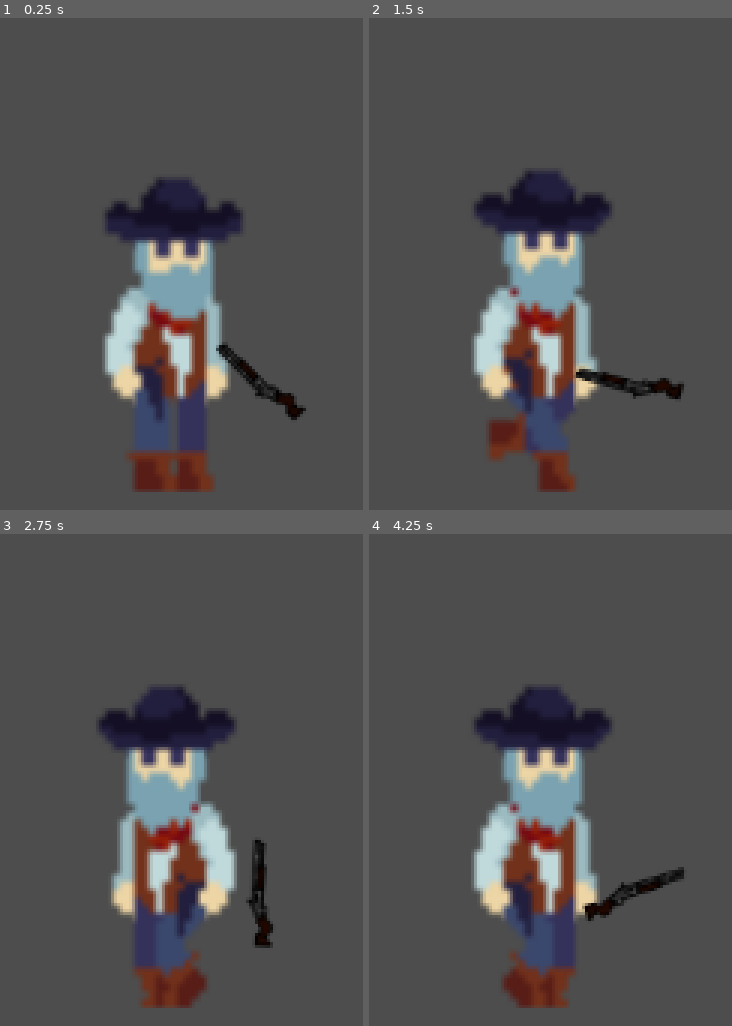
Above: before the commit, frames 1-4 (two rows, left to right).
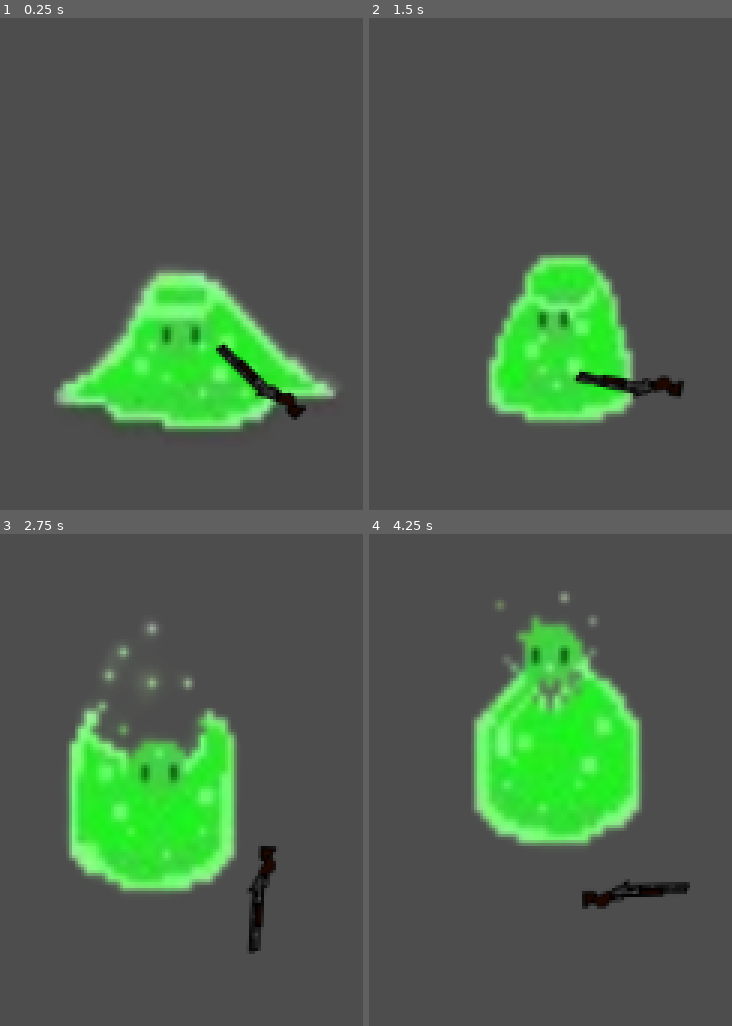
Above: after the commit, the same moments.

Repository: kashsuks/buckrise
Game: Godot game, scene res://main.tscn
Two runs of this game, one before a commit and one after it. Both use one fixed random seed, a clock stepped at 60 frames per second and the inputs below.
Inputs (mouse positions are in pixels of both pictures, inside the frame that each line leads up to):
- Up to frame 1 (0.25 s): no input
- Up to frame 2 (1.5 s): tap Enter (ui_accept) at 0.5, 0.77 s; move the mouse to (outside the picture) at 0.52 s; hold Right (ui_right) from 0.53 s (still down); move the mouse to (outside the picture) at 1.27 s
- Up to frame 3 (2.75 s): tap Enter (ui_accept) at 1.52 s; move the mouse to (outside the picture) at 2.02 s; release Right (ui_right) at 2.03 s; hold Left (ui_left) from 2.03 s (still down)
- Up to frame 4 (4.25 s): move the mouse to (outside the picture) at 2.77 s; release Left (ui_left) at 2.78 s; hold Right (ui_right) from 2.78 s (still down); tap Enter (ui_accept) at 3.02, 3.77 s; move the mouse to (outside the picture) at 3.52 s

The runs differ from the first frame. In frame 1, 22% of the frame differs, in the area x 14-93%, y 32-97%; in frame 2, 19%; in frame 3, 23%; in frame 4, 25%, in the area x 28-89%, y 11-97%.

Commit message:
[fix] Added a blob as the character and also added walking and idle animations

Diff:
--- a/player.gd
+++ b/player.gd
@@ -8,6 +8,11 @@
 @onready var shotgun = $Shotgun
 
 func _physics_process(delta: float) -> void:
+
+	# Shotgun stuff
+	var mouse_pos = get_global_mouse_position()
+	shotgun.look_at(mouse_pos)
+
 	# Add gravity
 	if not is_on_floor():
 		velocity.y += GRAVITY * delta
@@ -22,12 +27,11 @@
 		velocity.x = direction * SPEED
 		animated_sprite.play("Walking")
 		animated_sprite.flip_h = direction < 0
+		shotgun.flip_h = direction < 0
+
 	else:
 		velocity.x = move_toward(velocity.x, 0, SPEED)
 		animated_sprite.play("Idle")
 
 	# Move the character
 	move_and_slide()
-
-	var mouse_pos = get_global_mouse_position()
-	shotgun.look_at(mouse_pos)
--- a/player.tscn
+++ b/player.tscn
@@ -1,82 +1,80 @@
-[gd_scene load_steps=22 format=3 uid="uid://cmbu3s2xamf7a"]
+[gd_scene load_steps=23 format=3 uid="uid://cmbu3s2xamf7a"]
 
-[ext_resource type="Texture2D" uid="uid://cbvl0agiifpc1" path="res://images/CowBoyWalking.png" id="1_4flbx"]
 [ext_resource type="Script" uid="uid://7nmh5e2s5xi8" path="res://player.gd" id="1_onrkg"]
-[ext_resource type="Texture2D" uid="uid://clv8yxghqso6s" path="res://images/CowBoyIdle.png" id="2_i3pqv"]
+[ext_resource type="Texture2D" uid="uid://cfwxqyei8ghfd" path="res://images/playerIdleSheet.png" id="2_hqtel"]
+[ext_resource type="Texture2D" uid="uid://7x4qes88kgfu" path="res://images/playerMoveSheet.png" id="3_sweqy"]
 [ext_resource type="Texture2D" uid="uid://c0hjanb5hhl5u" path="res://images/Shotgun.png" id="4_hqtel"]
 
 [sub_resource type="RectangleShape2D" id="RectangleShape2D_sy5k4"]
 size = Vector2(164, 211)
 
-[sub_resource type="AtlasTexture" id="AtlasTexture_hqtel"]
-atlas = ExtResource("2_i3pqv")
-region = Rect2(0, 0, 48, 48)
-
-[sub_resource type="AtlasTexture" id="AtlasTexture_sweqy"]
-atlas = ExtResource("2_i3pqv")
-region = Rect2(48, 0, 48, 48)
-
 [sub_resource type="AtlasTexture" id="AtlasTexture_2hs0m"]
-atlas = ExtResource("2_i3pqv")
-region = Rect2(96, 0, 48, 48)
+atlas = ExtResource("2_hqtel")
+region = Rect2(0, 0, 80, 80)
 
 [sub_resource type="AtlasTexture" id="AtlasTexture_1jxqw"]
-atlas = ExtResource("2_i3pqv")
-region = Rect2(144, 0, 48, 48)
+atlas = ExtResource("2_hqtel")
+region = Rect2(80, 0, 80, 80)
 
 [sub_resource type="AtlasTexture" id="AtlasTexture_dw050"]
-atlas = ExtResource("2_i3pqv")
-region = Rect2(192, 0, 48, 48)
+atlas = ExtResource("2_hqtel")
+region = Rect2(160, 0, 80, 80)
 
 [sub_resource type="AtlasTexture" id="AtlasTexture_b26j0"]
-atlas = ExtResource("2_i3pqv")
-region = Rect2(240, 0, 48, 48)
+atlas = ExtResource("2_hqtel")
+region = Rect2(240, 0, 80, 80)
 
 [sub_resource type="AtlasTexture" id="AtlasTexture_n7ghd"]
-atlas = ExtResource("2_i3pqv")
-region = Rect2(288, 0, 48, 48)
+atlas = ExtResource("2_hqtel")
+region = Rect2(320, 0, 80, 80)
 
-[sub_resource type="AtlasTexture" id="AtlasTexture_j2q8x"]
-atlas = ExtResource("1_4flbx")
-region = Rect2(0, 0, 48, 48)
+[sub_resource type="AtlasTexture" id="AtlasTexture_nvl01"]
+atlas = ExtResource("2_hqtel")
+region = Rect2(400, 0, 80, 80)
 
-[sub_resource type="AtlasTexture" id="AtlasTexture_112p8"]
-atlas = ExtResource("1_4flbx")
-region = Rect2(48, 0, 48, 48)
+[sub_resource type="AtlasTexture" id="AtlasTexture_ivps1"]
+atlas = ExtResource("2_hqtel")
+region = Rect2(480, 0, 80, 80)
 
-[sub_resource type="AtlasTexture" id="AtlasTexture_e2u21"]
-atlas = ExtResource("1_4flbx")
-region = Rect2(96, 0, 48, 48)
+[sub_resource type="AtlasTexture" id="AtlasTexture_urp6f"]
+atlas = ExtResource("2_hqtel")
+region = Rect2(560, 0, 80, 80)
 
-[sub_resource type="AtlasTexture" id="AtlasTexture_bss38"]
-atlas = ExtResource("1_4flbx")
-region = Rect2(144, 0, 48, 48)
+[sub_resource type="AtlasTexture" id="AtlasTexture_bwjto"]
+atlas = ExtResource("3_sweqy")
+region = Rect2(0, 0, 80, 80)
 
-[sub_resource type="AtlasTexture" id="AtlasTexture_tda05"]
-atlas = ExtResource("1_4flbx")
-region = Rect2(192, 0, 48, 48)
+[sub_resource type="AtlasTexture" id="AtlasTexture_606se"]
+atlas = ExtResource("3_sweqy")
+region = Rect2(80, 0, 80, 80)
 
-[sub_resource type="AtlasTexture" id="AtlasTexture_qn3nj"]
-atlas = ExtResource("1_4flbx")
-region = Rect2(240, 0, 48, 48)
+[sub_resource type="AtlasTexture" id="AtlasTexture_u1c27"]
+atlas = ExtResource("3_sweqy")
+region = Rect2(160, 0, 80, 80)
 
-[sub_resource type="AtlasTexture" id="AtlasTexture_l6pdb"]
-atlas = ExtResource("1_4flbx")
-region = Rect2(288, 0, 48, 48)
+[sub_resource type="AtlasTexture" id="AtlasTexture_op7ga"]
+atlas = ExtResource("3_sweqy")
+region = Rect2(240, 0, 80, 80)
 
-[sub_resource type="AtlasTexture" id="AtlasTexture_r657h"]
-atlas = ExtResource("1_4flbx")
-region = Rect2(336, 0, 48, 48)
+[sub_resource type="AtlasTexture" id="AtlasTexture_q13i1"]
+atlas = ExtResource("3_sweqy")
+region = Rect2(320, 0, 80, 80)
+
+[sub_resource type="AtlasTexture" id="AtlasTexture_pylmc"]
+atlas = ExtResource("3_sweqy")
+region = Rect2(400, 0, 80, 80)
+
+[sub_resource type="AtlasTexture" id="AtlasTexture_pbfsw"]
+atlas = ExtResource("3_sweqy")
+region = Rect2(480, 0, 80, 80)
+
+[sub_resource type="AtlasTexture" id="AtlasTexture_5tmop"]
+atlas = ExtResource("3_sweqy")
+region = Rect2(560, 0, 80, 80)
 
 [sub_resource type="SpriteFrames" id="SpriteFrames_f0urt"]
 animations = [{
 "frames": [{
-"duration": 1.0,
-"texture": SubResource("AtlasTexture_hqtel")
-}, {
-"duration": 1.0,
-"texture": SubResource("AtlasTexture_sweqy")
-}, {
 "duration": 1.0,
 "texture": SubResource("AtlasTexture_2hs0m")
 }, {
@@ -91,39 +89,48 @@
 }, {
 "duration": 1.0,
 "texture": SubResource("AtlasTexture_n7ghd")
+}, {
+"duration": 1.0,
+"texture": SubResource("AtlasTexture_nvl01")
+}, {
+"duration": 1.0,
+"texture": SubResource("AtlasTexture_ivps1")
+}, {
+"duration": 1.0,
+"texture": SubResource("AtlasTexture_urp6f")
 }],
 "loop": true,
 "name": &"Idle",
-"speed": 5.0
+"speed": 10.0
 }, {
 "frames": [{
 "duration": 1.0,
-"texture": SubResource("AtlasTexture_j2q8x")
+"texture": SubResource("AtlasTexture_bwjto")
 }, {
 "duration": 1.0,
-"texture": SubResource("AtlasTexture_112p8")
+"texture": SubResource("AtlasTexture_606se")
 }, {
 "duration": 1.0,
-"texture": SubResource("AtlasTexture_e2u21")
+"texture": SubResource("AtlasTexture_u1c27")
 }, {
 "duration": 1.0,
-"texture": SubResource("AtlasTexture_bss38")
+"texture": SubResource("AtlasTexture_op7ga")
 }, {
 "duration": 1.0,
-"texture": SubResource("AtlasTexture_tda05")
+"texture": SubResource("AtlasTexture_q13i1")
 }, {
 "duration": 1.0,
-"texture": SubResource("AtlasTexture_qn3nj")
+"texture": SubResource("AtlasTexture_pylmc")
 }, {
 "duration": 1.0,
-"texture": SubResource("AtlasTexture_l6pdb")
+"texture": SubResource("AtlasTexture_pbfsw")
 }, {
 "duration": 1.0,
-"texture": SubResource("AtlasTexture_r657h")
+"texture": SubResource("AtlasTexture_5tmop")
 }],
 "loop": true,
 "name": &"Walking",
-"speed": 5.0
+"speed": 10.0
 }]
 
 [node name="Main" type="Node2D"]
@@ -140,7 +147,7 @@
 position = Vector2(58, 66)
 scale = Vector2(3.4375, 3.75)
 sprite_frames = SubResource("SpriteFrames_f0urt")
-animation = &"Idle"
+animation = &"Walking"
 
 [node name="Camera2D" type="Camera2D" parent="Player"]
 
Binary file removed: images/CowBoyIdle.png
Binary file removed: images/CowBoyWalking.png
Binary file added: images/playerDeathSheet.png
Not shown, changed: images/playerDeathSheet.png.import
Binary file added: images/playerIdleSheet.png
Not shown, added: images/playerIdleSheet.png.import
Binary file added: images/playerMoveSheet.png
Not shown, changed: images/playerMoveSheet.png.import
